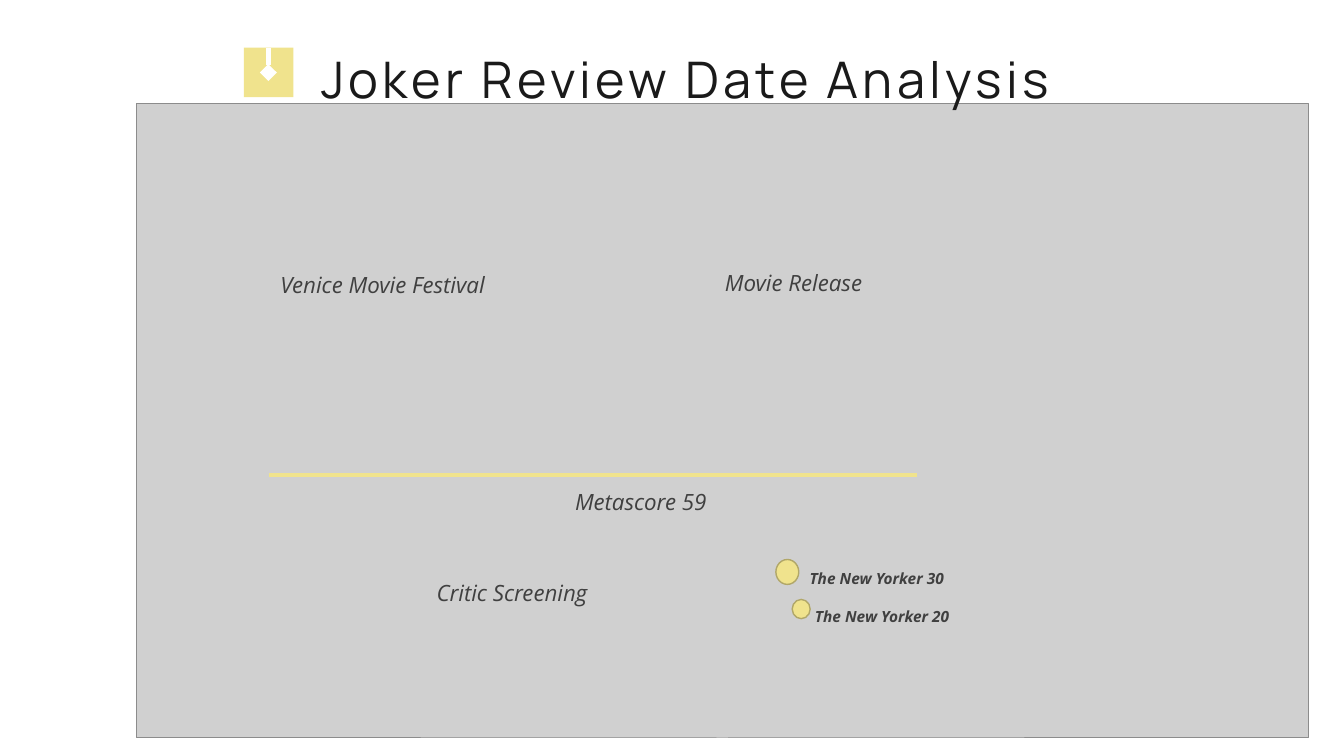
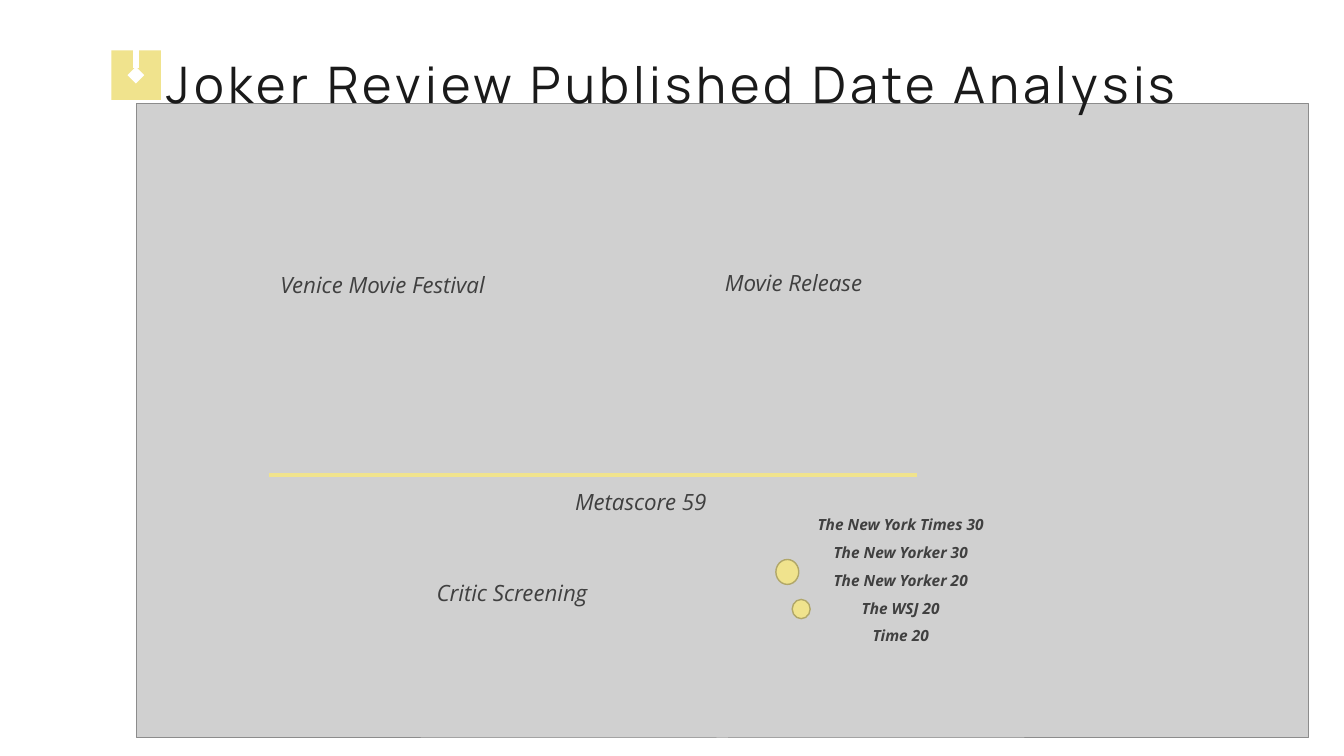
Before and after one commit to miazhx/metacritic, a slide deck: slide 18 of Presentation - Mia.pptx (slide 13 before the commit). Drawn at 1344x756 pixels with LibreOffice and Linux fonts; fonts in the diff are those of the drawing; grey boxes stand for pictures. Boxes give left, top, right and bottom in pixels: in the first picture for what was removed or moved away, otherwise in the second. Text is boxed around its words. In the diff, an @@ line names an element or a change of style, - is before the commit and + after.

```diff
--- a/Presentation - Mia.pptx
+++ b/Presentation - Mia.pptx
@@ rectangle: place and size @@
-rectangle at (244, 47, 293, 97)
+rectangle at (111, 50, 160, 100)
@@ arrow moved from (268, 47) - (268, 73) to (136, 50) - (136, 76) @@
@@ text at (167, 66, 1175, 117): text changed @@
-Joker Review Date Analysis
+Joker Review Published Date Analysis
@@ text "The New York Times 30": place and size @@
-text "The New York Times 30" at (810, 572, 944, 584)
+text "The New York Times 30" at (818, 518, 984, 641)
@@ text at (818, 518, 984, 530): paragraph added @@
+The New York Times 30
@@ text at (834, 574, 968, 641): paragraphs added @@
+The New Yorker 20
+The WSJ 20
+Time 20
@@ text removed at (815, 610, 949, 622) @@
-The New Yorker 20
```
Also in this commit, not shown: 7 other slides changed, 9 slides added, 4 slides removed, 8 other files.
